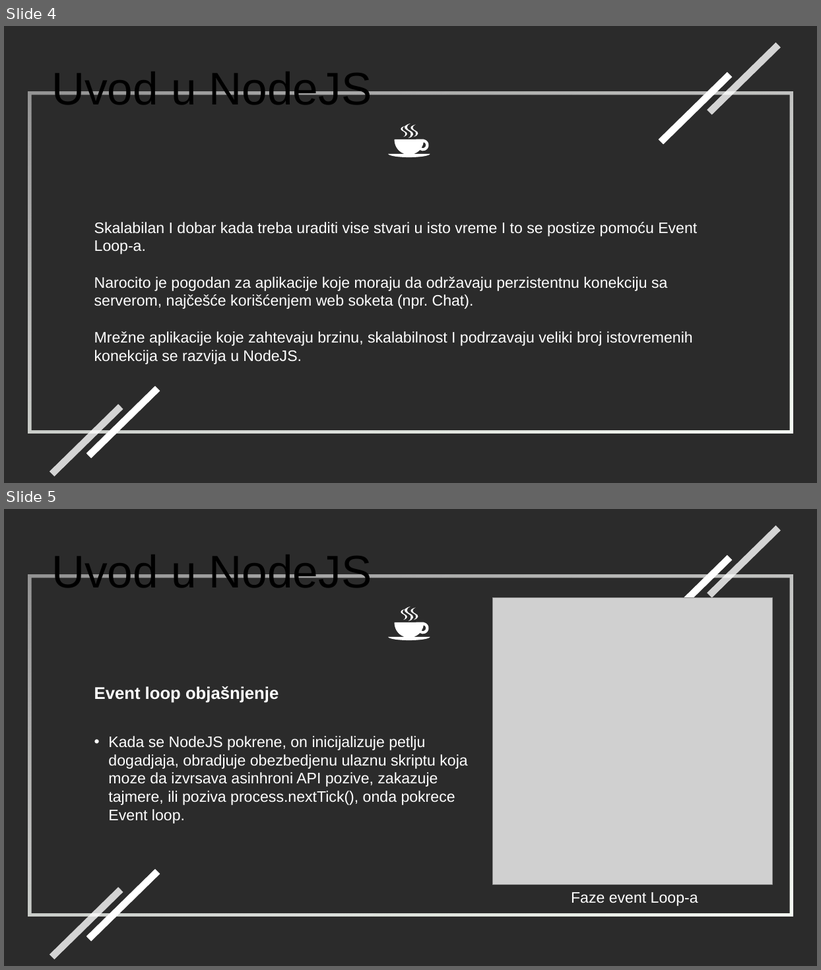
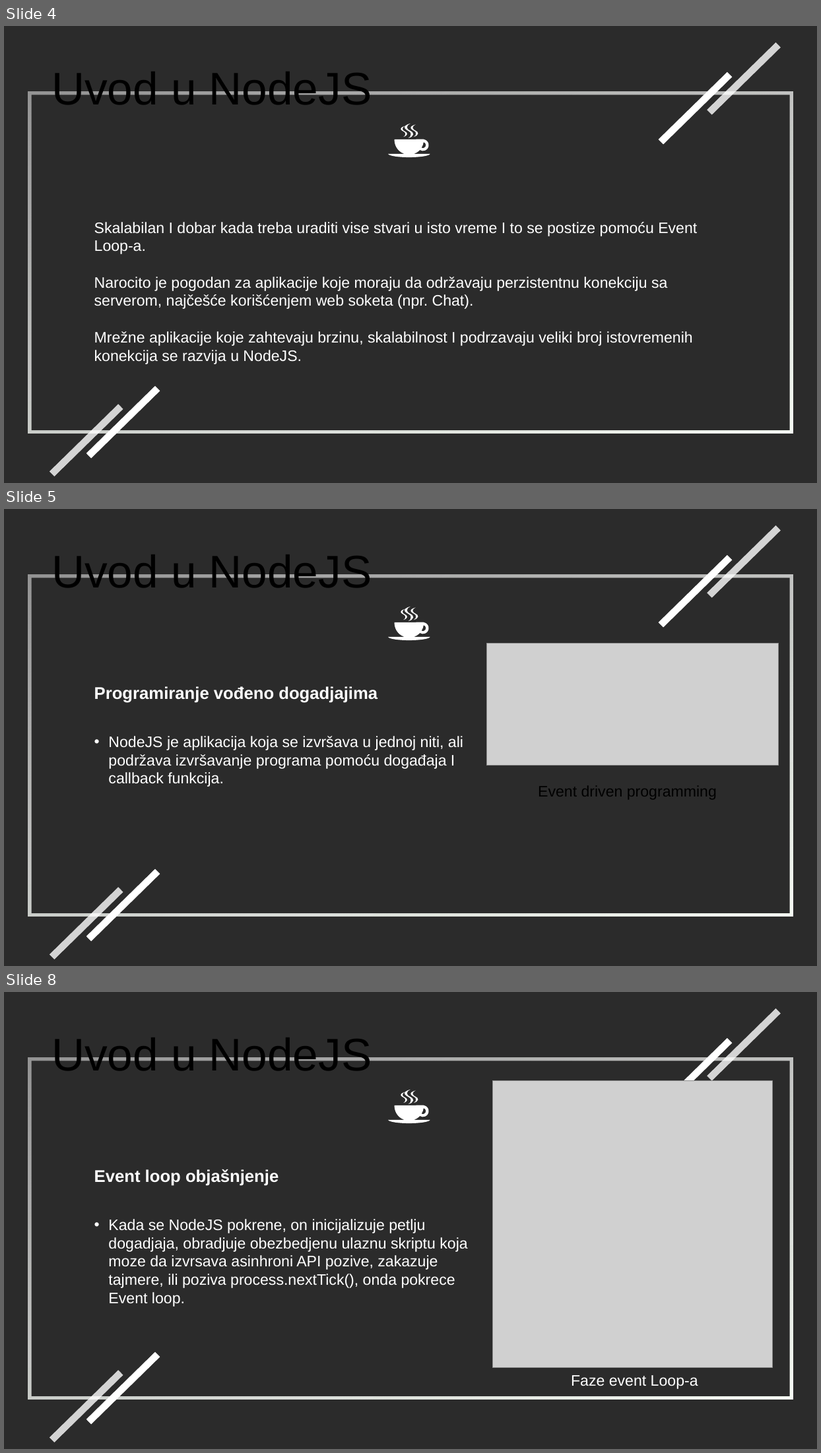
Before and after one commit to stefoverflow/NaperdnoSoftverskoInzenjerstvo, a slide deck: prezentacija.odp. Shown one above the other, each under a label of ours: slides 4 and 5 before the commit, slides 4, 5 and 8 after it; the slides between them are not shown. The pictures are 821x970 and 821x1453 pixels, drawn with LibreOffice and Linux fonts; fonts in the diff are those of the drawing; grey boxes stand for pictures; background and template pictures are left out; a plain dark background stands for a picture behind light text. Boxes give left, top, right and bottom in pixels: in the first picture for what was removed or moved away, otherwise in the second. Text is boxed around its words. In the diff, an @@ line names an element or a change of style, - is before the commit and + after.

Commit message:
Add more pictures and slides, 36 slides for now

```diff
--- a/prezentacija.odp
+++ b/prezentacija.odp
@@ slide 5 added at (4,509,817,966), background picture (left out) @@
@@ rectangle added at (708,525,781,597), fill #FFFFFF at 80% opacity @@
@@ text added at (52,555,372,588), 54 pt, text #000000 @@
+Uvod u NodeJS
@@ rectangle added at (659,555,732,627), fill #FFFFFF @@
@@ frame added at (28,575,793,916), fill gradient #F8FDF6 to #FFFFFF @@
@@ freeform shape added at (388,607,430,641), fill #FFFFFF @@
@@ picture added at (487,643,779,766) @@
@@ text added at (94,687,378,703), 20 pt, text #FFFFFF, bold @@
+Programiranje vođeno dogadjajima
@@ text added at (108,736,463,787), 18 pt, text #FFFFFF @@
+• NodeJS je aplikacija koja se izvršava u jednoj niti, ali podržava izvršavanje programa pomoću događaja I callback funkcija.
@@ text added at (538,786,717,799), 18 pt, text #000000 @@
+Event driven programming
@@ rectangle added at (86,869,160,941), fill #FFFFFF @@
@@ rectangle added at (50,888,123,960), fill #FFFFFF at 80% opacity @@
@@ what was slide 5 is now slide 8 @@
```
Also in this commit, not shown: 19 slides changed, 4 other slides added, 6 other files.
